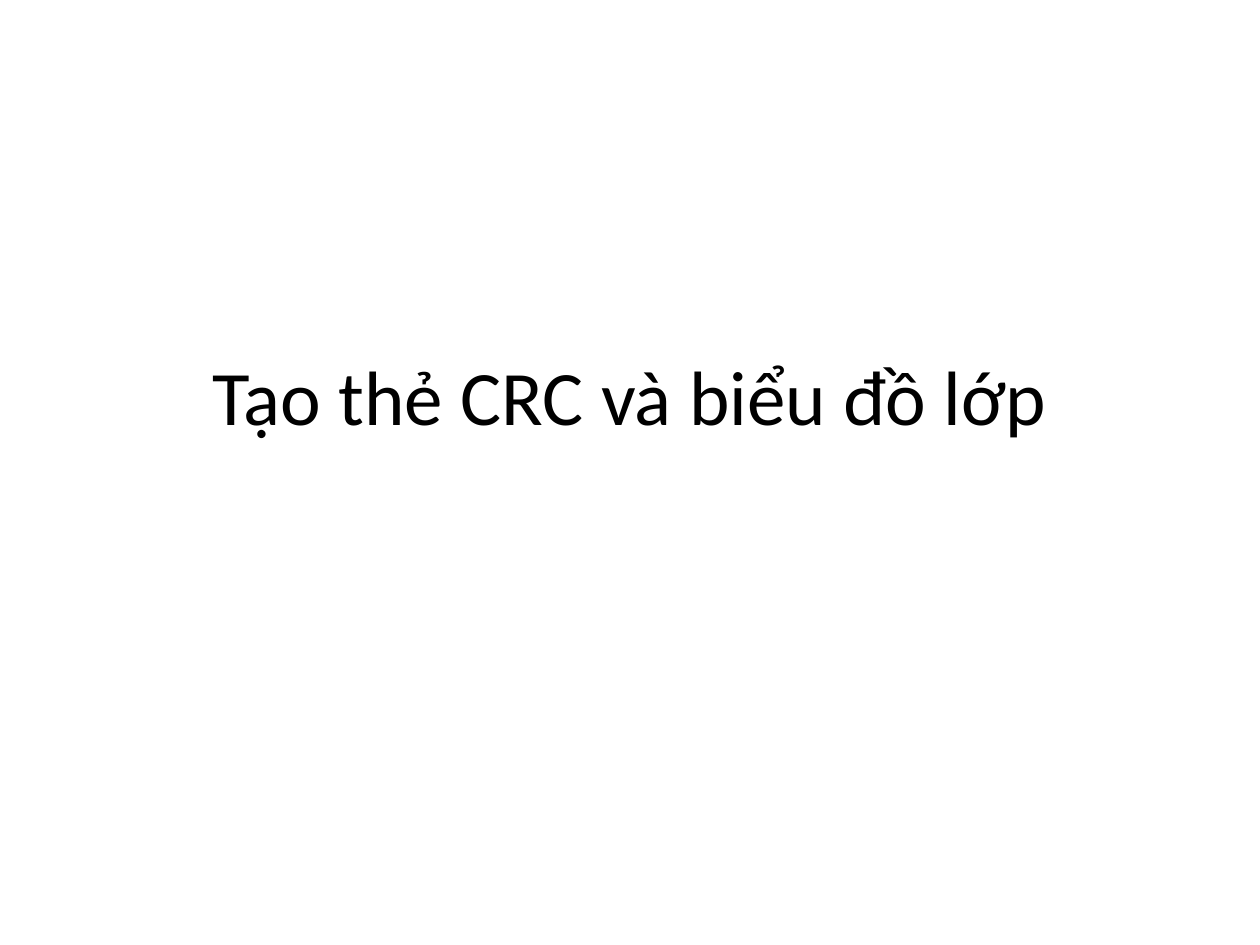
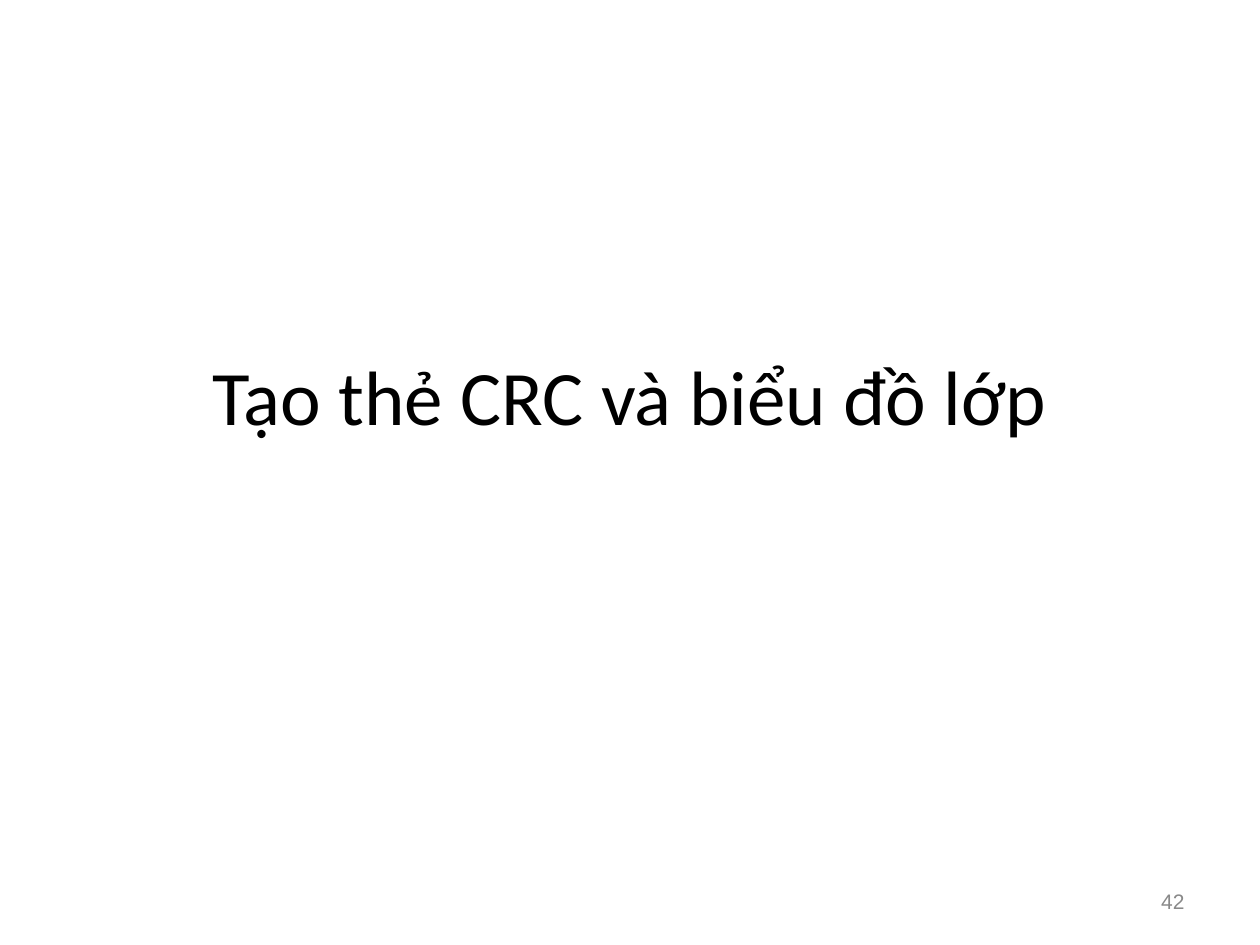
Before and after one commit to bangoc/PTTKHT, a slide deck: slide 42 of Slides/lec5_phan_tich_cau_truc.ppt (slide 43 before the commit). Drawn at 1260x945 pixels with LibreOffice and Linux fonts; fonts in the diff are those of the drawing. Boxes give left, top, right and bottom in pixels: in the first picture for what was removed or moved away, otherwise in the second. Text is boxed around its words. In the diff, an @@ line names an element or a change of style, - is before the commit and + after.

```diff
--- a/Slides/lec5_phan_tich_cau_truc.ppt
+++ b/Slides/lec5_phan_tich_cau_truc.ppt
@@ page number added at <box>1161,894,1184,909</box>, 12 pt, text #898989 @@
+42
```
Also in this commit, not shown: 39 other slides changed, 3 slides added, 4 slides removed, 2 other files.
